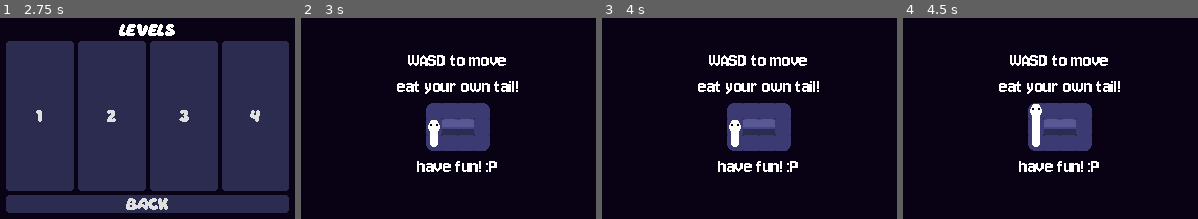
Above: before the commit, frames 1-4 (left to right).
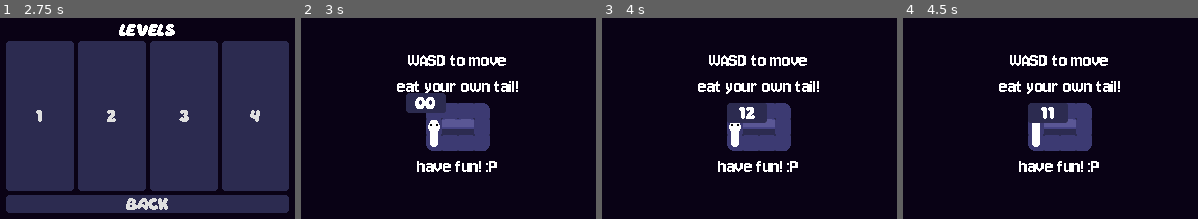
Above: after the commit, the same moments.

Repository: Evelyn-is-eepy/12dt-1---ouroborus
Game: Godot game, scene res://Scenes/main_menu.tscn
Same seed, same stepped clock (60 frames per second), same inputs: the game is played once before the commit and once after it.
Inputs:
- Up to frame 1 (2.75 s): click "LEVELS" at 0.5 s; hold D (move_right) 1.28-2.03 s; tap Enter at 2 s; hold S (move_down) from 2.03 s (still down)
- Up to frame 2 (3 s): release S (move_down) at 2.75 s; click "1" at 2.75 s
- Up to frame 3 (4 s): tap R (restart) at 3.5 s; hold D (move_right) from 3.53 s (still down)
- Up to frame 4 (4.5 s): tap R (restart) at 4.25 s; release D (move_right) at 4.28 s; hold W (move_up) from 4.28 s (still down)

Frame 1 is identical in both runs. In frame 2, 1.3% of the frame differs, in the area x 35-50%, y 37-48%; in frame 3, 1.3%; in frame 4, 1.3%.

Commit message:
added length counter ui

Diff:
--- a/Scenes/Levels/level_1.tscn
+++ b/Scenes/Levels/level_1.tscn
@@ -10,6 +10,7 @@
 [ext_resource type="PackedScene" uid="uid://c3w4fu5i7k3cj" path="res://Scenes/apple.tscn" id="5_u5ghp"]
 [ext_resource type="PackedScene" uid="uid://dl3kyh6bihalf" path="res://Scenes/crystal.tscn" id="6_u5ghp"]
 [ext_resource type="FontFile" uid="uid://demygo22q26se" path="res://Assets/Fonts/Jersey10-Regular.ttf" id="6_xgxfi"]
+[ext_resource type="PackedScene" uid="uid://btnrclj6kx4kb" path="res://Scenes/length_counter.tscn" id="11_hwvp3"]
 
 [sub_resource type="TileSetAtlasSource" id="TileSetAtlasSource_6phgx"]
 texture = ExtResource("5_rb0md")
@@ -298,7 +299,7 @@
 terrain_set_0/terrain_0/color = Color(0.63691413, 0.093233116, 0.5630298, 1)
 sources/0 = SubResource("TileSetAtlasSource_k5f4k")
 
-[node name="Node2D" type="Node2D" unique_id=743200906 node_paths=PackedStringArray("spawn_layer", "background_layer", "camera")]
+[node name="Node2D" type="Node2D" unique_id=743200906 node_paths=PackedStringArray("spawn_layer", "background_layer", "camera", "ui_layer", "length_ui")]
 script = ExtResource("1_cyadu")
 spawn_max_length = 12
 spawn_layer = NodePath("ObjectSpawnsLayer")
@@ -309,6 +310,8 @@
 apple_scene = ExtResource("5_u5ghp")
 crystal_scene = ExtResource("6_u5ghp")
 camera = NodePath("WorldEnvironment/Camera2D")
+ui_layer = NodePath("CanvasLayer")
+length_ui = NodePath("CanvasLayer/Control")
 
 [node name="WorldEnvironment" type="WorldEnvironment" parent="." unique_id=937800498]
 environment = ExtResource("4_5f3p6")
@@ -357,3 +360,9 @@
 theme_override_font_sizes/font_size = 20
 text = "have fun! :P"
 horizontal_alignment = 1
+
+[node name="CanvasLayer" type="CanvasLayer" parent="." unique_id=401878530]
+follow_viewport_enabled = true
+
+[node name="Control" parent="CanvasLayer" unique_id=1710928417 instance=ExtResource("11_hwvp3")]
+metadata/_edit_use_anchors_ = true
--- a/Scenes/Levels/level_2.tscn
+++ b/Scenes/Levels/level_2.tscn
@@ -9,6 +9,7 @@
 [ext_resource type="TileSet" uid="uid://h8v5owr3q6dx" path="res://Assets/Tilesets/object_spawns.tres" id="5_fphuk"]
 [ext_resource type="Texture2D" uid="uid://bpiri6nkn63on" path="res://Assets/Ouroboros level tileset.png" id="6_u40f0"]
 [ext_resource type="FontFile" uid="uid://demygo22q26se" path="res://Assets/Fonts/Jersey10-Regular.ttf" id="7_fphuk"]
+[ext_resource type="PackedScene" uid="uid://btnrclj6kx4kb" path="res://Scenes/length_counter.tscn" id="10_1jlnc"]
 
 [sub_resource type="TileSetAtlasSource" id="TileSetAtlasSource_6phgx"]
 texture = ExtResource("6_u40f0")
@@ -297,7 +298,7 @@
 terrain_set_0/terrain_0/color = Color(0.63691413, 0.093233116, 0.5630298, 1)
 sources/0 = SubResource("TileSetAtlasSource_k5f4k")
 
-[node name="Node2D" type="Node2D" unique_id=743200906 node_paths=PackedStringArray("spawn_layer", "background_layer", "camera")]
+[node name="Node2D" type="Node2D" unique_id=743200906 node_paths=PackedStringArray("spawn_layer", "background_layer", "camera", "ui_layer", "length_ui")]
 script = ExtResource("1_8qsmg")
 spawn_max_length = 30
 spawn_layer = NodePath("ObjectSpawnsLayer")
@@ -307,6 +308,8 @@
 apple_scene = ExtResource("4_pnnky")
 crystal_scene = ExtResource("5_blpqv")
 camera = NodePath("WorldEnvironment/Camera2D")
+ui_layer = NodePath("CanvasLayer")
+length_ui = NodePath("CanvasLayer/Control")
 
 [node name="WorldEnvironment" type="WorldEnvironment" parent="." unique_id=937800498]
 environment = ExtResource("4_blpqv")
@@ -357,3 +360,11 @@
 text = "beware bottomless pits!"
 horizontal_alignment = 1
 vertical_alignment = 1
+
+[node name="CanvasLayer" type="CanvasLayer" parent="." unique_id=580380957]
+follow_viewport_enabled = true
+
+[node name="Control" parent="CanvasLayer" unique_id=1710928417 instance=ExtResource("10_1jlnc")]
+offset_top = -90.0
+offset_bottom = -90.0
+metadata/_edit_use_anchors_ = true
--- a/Scenes/Levels/level_3.tscn
+++ b/Scenes/Levels/level_3.tscn
@@ -9,6 +9,7 @@
 [ext_resource type="TileSet" uid="uid://h8v5owr3q6dx" path="res://Assets/Tilesets/object_spawns.tres" id="5_167vu"]
 [ext_resource type="Texture2D" uid="uid://bpiri6nkn63on" path="res://Assets/Ouroboros level tileset.png" id="6_osqx1"]
 [ext_resource type="FontFile" uid="uid://demygo22q26se" path="res://Assets/Fonts/Jersey10-Regular.ttf" id="7_167vu"]
+[ext_resource type="PackedScene" uid="uid://btnrclj6kx4kb" path="res://Scenes/length_counter.tscn" id="10_dl55b"]
 
 [sub_resource type="TileSetAtlasSource" id="TileSetAtlasSource_6phgx"]
 texture = ExtResource("6_osqx1")
@@ -297,7 +298,7 @@
 terrain_set_0/terrain_0/color = Color(0.63691413, 0.093233116, 0.5630298, 1)
 sources/0 = SubResource("TileSetAtlasSource_k5f4k")
 
-[node name="Node2D" type="Node2D" unique_id=743200906 node_paths=PackedStringArray("spawn_layer", "background_layer", "camera")]
+[node name="Node2D" type="Node2D" unique_id=743200906 node_paths=PackedStringArray("spawn_layer", "background_layer", "camera", "ui_layer", "length_ui")]
 script = ExtResource("1_yy6i0")
 spawn_max_length = 13
 spawn_layer = NodePath("ObjectSpawnsLayer")
@@ -307,6 +308,8 @@
 apple_scene = ExtResource("4_x1k1j")
 crystal_scene = ExtResource("5_4ahh4")
 camera = NodePath("WorldEnvironment/Camera2D")
+ui_layer = NodePath("CanvasLayer")
+length_ui = NodePath("CanvasLayer/Control")
 
 [node name="WorldEnvironment" type="WorldEnvironment" parent="." unique_id=937800498]
 environment = ExtResource("4_4ahh4")
@@ -354,3 +357,11 @@
 theme_override_font_sizes/font_size = 20
 text = "Your length is limited..."
 horizontal_alignment = 1
+
+[node name="CanvasLayer" type="CanvasLayer" parent="." unique_id=278515274]
+follow_viewport_enabled = true
+
+[node name="Control" parent="CanvasLayer" unique_id=1710928417 instance=ExtResource("10_dl55b")]
+offset_top = -90.0
+offset_bottom = -90.0
+metadata/_edit_use_anchors_ = true
--- a/Scenes/Levels/level_4.tscn
+++ b/Scenes/Levels/level_4.tscn
@@ -8,6 +8,7 @@
 [ext_resource type="Environment" uid="uid://c8qpv2wh6f7ts" path="res://Assets/world_environment.tres" id="6_i5g5g"]
 [ext_resource type="TileSet" uid="uid://h8v5owr3q6dx" path="res://Assets/Tilesets/object_spawns.tres" id="7_3osng"]
 [ext_resource type="Texture2D" uid="uid://bpiri6nkn63on" path="res://Assets/Ouroboros level tileset.png" id="8_eb4ip"]
+[ext_resource type="PackedScene" uid="uid://btnrclj6kx4kb" path="res://Scenes/length_counter.tscn" id="9_keyqw"]
 
 [sub_resource type="TileSetAtlasSource" id="TileSetAtlasSource_6phgx"]
 texture = ExtResource("8_eb4ip")
@@ -340,7 +341,7 @@
 terrain_set_0/terrain_0/color = Color(0.63691413, 0.093233116, 0.5630298, 1)
 sources/0 = SubResource("TileSetAtlasSource_k5f4k")
 
-[node name="Node2D" type="Node2D" unique_id=743200906 node_paths=PackedStringArray("spawn_layer", "background_layer", "camera")]
+[node name="Node2D" type="Node2D" unique_id=743200906 node_paths=PackedStringArray("spawn_layer", "background_layer", "camera", "ui_layer", "length_ui")]
 script = ExtResource("1_h0uxt")
 spawn_max_length = 30
 spawn_layer = NodePath("ObjectSpawnsLayer")
@@ -350,6 +351,8 @@
 apple_scene = ExtResource("4_3asqb")
 crystal_scene = ExtResource("5_slbhm")
 camera = NodePath("WorldEnvironment/Camera2D")
+ui_layer = NodePath("CanvasLayer")
+length_ui = NodePath("CanvasLayer/Control")
 
 [node name="WorldEnvironment" type="WorldEnvironment" parent="." unique_id=937800498]
 environment = ExtResource("6_i5g5g")
@@ -376,3 +379,11 @@
 offset_right = 1267.0
 offset_bottom = 1267.0
 color = Color(0.037730496, 0.0074130455, 0.081240915, 1)
+
+[node name="CanvasLayer" type="CanvasLayer" parent="." unique_id=364265702]
+follow_viewport_enabled = true
+
+[node name="Control" parent="CanvasLayer" unique_id=1710928417 instance=ExtResource("9_keyqw")]
+offset_top = -90.0
+offset_bottom = -90.0
+metadata/_edit_use_anchors_ = true
--- a/Scenes/Levels/level_base.tscn
+++ b/Scenes/Levels/level_base.tscn
@@ -8,6 +8,7 @@
 [ext_resource type="Environment" uid="uid://c8qpv2wh6f7ts" path="res://Assets/world_environment.tres" id="4_t8ai0"]
 [ext_resource type="PackedScene" uid="uid://dl3kyh6bihalf" path="res://Scenes/crystal.tscn" id="5_614yd"]
 [ext_resource type="TileSet" uid="uid://h8v5owr3q6dx" path="res://Assets/Tilesets/object_spawns.tres" id="5_t8ai0"]
+[ext_resource type="PackedScene" uid="uid://btnrclj6kx4kb" path="res://Scenes/length_counter.tscn" id="9_4f6dp"]
 
 [sub_resource type="TileSetAtlasSource" id="TileSetAtlasSource_6phgx"]
 texture = ExtResource("1_k5f4k")
@@ -340,7 +341,7 @@
 terrain_set_0/terrain_0/color = Color(0.63691413, 0.093233116, 0.5630298, 1)
 sources/0 = SubResource("TileSetAtlasSource_k5f4k")
 
-[node name="Node2D" type="Node2D" unique_id=743200906 node_paths=PackedStringArray("spawn_layer", "background_layer", "camera")]
+[node name="Node2D" type="Node2D" unique_id=743200906 node_paths=PackedStringArray("spawn_layer", "background_layer", "camera", "ui_layer", "length_ui")]
 script = ExtResource("1_6phgx")
 spawn_max_length = 30
 spawn_layer = NodePath("ObjectSpawnsLayer")
@@ -350,6 +351,8 @@
 apple_scene = ExtResource("4_ej2hx")
 crystal_scene = ExtResource("5_614yd")
 camera = NodePath("WorldEnvironment/Camera2D")
+ui_layer = NodePath("CanvasLayer")
+length_ui = NodePath("CanvasLayer/Control")
 
 [node name="WorldEnvironment" type="WorldEnvironment" parent="." unique_id=937800498]
 environment = ExtResource("4_t8ai0")
@@ -374,3 +377,11 @@
 offset_right = 1267.0
 offset_bottom = 1267.0
 color = Color(0.037730496, 0.0074130455, 0.081240915, 1)
+
+[node name="CanvasLayer" type="CanvasLayer" parent="." unique_id=640719355]
+follow_viewport_enabled = true
+
+[node name="Control" parent="CanvasLayer" unique_id=1710928417 instance=ExtResource("9_4f6dp")]
+offset_top = -90.0
+offset_bottom = -90.0
+metadata/_edit_use_anchors_ = true
--- /dev/null
+++ b/Scenes/length_counter.tscn
@@ -0,0 +1,35 @@
+[gd_scene format=3 uid="uid://btnrclj6kx4kb"]
+
+[ext_resource type="Script" uid="uid://dlskeibwikus2" path="res://Scripts/length_counter.gd" id="1_p512s"]
+[ext_resource type="Theme" uid="uid://bttvneaybjt4" path="res://Assets/menu_box_theme.tres" id="2_nliex"]
+[ext_resource type="StyleBox" uid="uid://bdkp0m4r10rau" path="res://Assets/menu_button_style.tres" id="3_itt47"]
+
+[node name="Control" type="Control" unique_id=1710928417 node_paths=PackedStringArray("label", "container")]
+layout_mode = 3
+anchors_preset = 15
+anchor_right = 1.0
+anchor_bottom = 1.0
+grow_horizontal = 2
+grow_vertical = 2
+script = ExtResource("1_p512s")
+label = NodePath("PanelContainer/Label")
+container = NodePath("PanelContainer")
+
+[node name="PanelContainer" type="PanelContainer" parent="." unique_id=1467712769]
+layout_mode = 0
+offset_left = -20.0
+offset_top = -10.0
+offset_right = 20.0
+offset_bottom = 10.0
+
+[node name="Label" type="Label" parent="PanelContainer" unique_id=1800949049]
+z_index = 1
+layout_mode = 2
+theme = ExtResource("2_nliex")
+text = "00"
+horizontal_alignment = 1
+vertical_alignment = 1
+
+[node name="Panel" type="Panel" parent="PanelContainer" unique_id=908205478]
+layout_mode = 2
+theme_override_styles/panel = ExtResource("3_itt47")
--- a/Scripts/head.gd
+++ b/Scripts/head.gd
@@ -7,6 +7,7 @@
 const apple_length_bonus: int = 3
 
 signal ate_tail
+signal new_length
 
 @export var facing_ray: RayCast2D
 @export var movable_objects_ray: RayCast2D
@@ -191,6 +192,7 @@
 						body_line.add_point(reversed_point)
 				# Once done, remove the consumable
 				consumable.queue_free()
+	new_length.emit((len(body_line.points) - 2), max_body_length)
 
 # Function to rebuild the line body's hitbox, removing the old hitbox
 # places a tile-sized collider on each point except the first (tail) and last (head)
--- /dev/null
+++ b/Scripts/length_counter.gd
@@ -0,0 +1,40 @@
+extends Control
+
+const MIN_LENGTH_CRITICAL = 3
+const CRITICAL_COLOR = Color(0.89, 0.507, 0.603, 1.0)
+const NORMAL_COLOR = Color(1.0, 1.0, 1.0, 1.0)
+const MAX_SHAKE_MOD = 3.0
+
+@export var label: Label
+@export var container: PanelContainer
+
+var critical_length: bool = false
+
+# Called when the node enters the scene tree for the first time.
+func _ready() -> void:
+	pass # Replace with function body.
+
+
+# Called every frame. 'delta' is the elapsed time since the previous frame.
+func _process(_delta: float) -> void:
+	if critical_length:
+		container.position = Vector2.ZERO
+		var random_rotation = randf_range(0, 2 * PI)
+		var random_modulus = randf_range(0, MAX_SHAKE_MOD)
+		container.position += Vector2(0, random_modulus).rotated(random_rotation)
+	pass
+
+# Change the value displayed as remaining length
+func change_values(new_length: int, new_max_length: int):
+	# Find the remaining length and display it on the label
+	var remaining_length = new_max_length - new_length
+	label.text = str(remaining_length)
+	# If remaining length is too low, make the label turn red and shake.
+	if remaining_length <= MIN_LENGTH_CRITICAL:
+		label.modulate = CRITICAL_COLOR
+		critical_length = true
+	# Otherwise, return it to normal.
+	else:
+		container.position = Vector2.ZERO
+		label.modulate = NORMAL_COLOR
+		critical_length = false
--- a/Scripts/level.gd
+++ b/Scripts/level.gd
@@ -13,6 +13,8 @@
 @export var apple_scene: PackedScene
 @export var crystal_scene: PackedScene
 @export var camera: Camera2D
+@export var ui_layer: CanvasLayer
+@export var length_ui: Control
 # File path of the main menu scene
 @export var exit_scene: String = "res://Scenes/level_select.tscn"
 
@@ -60,6 +62,8 @@
 	# Applies level settings to the snake
 	player.starting_direction = spawn_directions[spawn_direction_id]
 	player.max_body_length = spawn_max_length
+	# Connects the snake to the length UI
+	player.new_length.connect(length_ui.change_values)
 	# Center camera
 	var background_bounds = background_layer.get_used_rect()
 	var new_camera_x = lerp(background_bounds.position.x,background_bounds.end.x,0.5) * TILE_SIZE
Not shown, added: Scripts/length_counter.gd.uid
